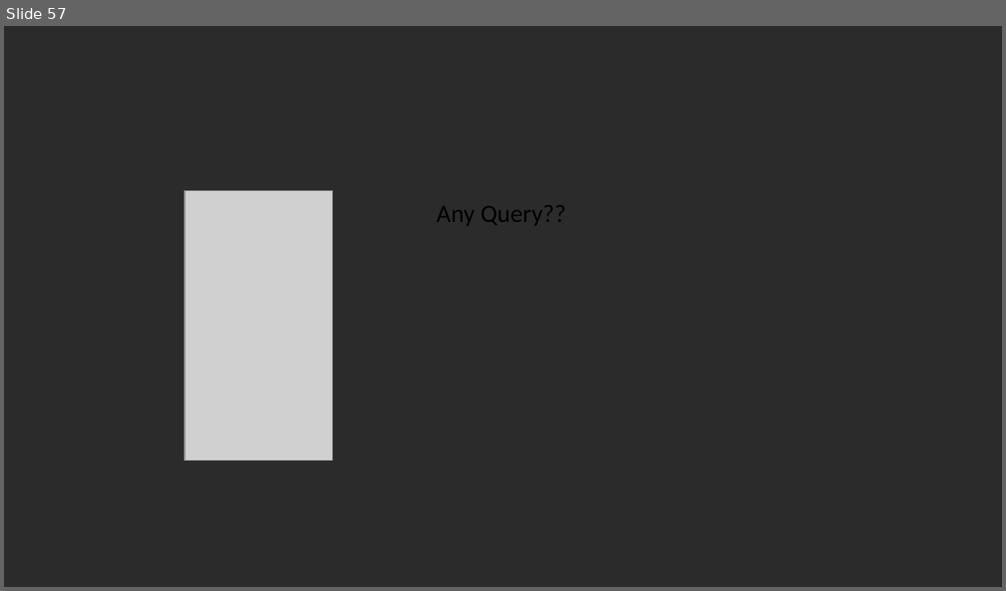
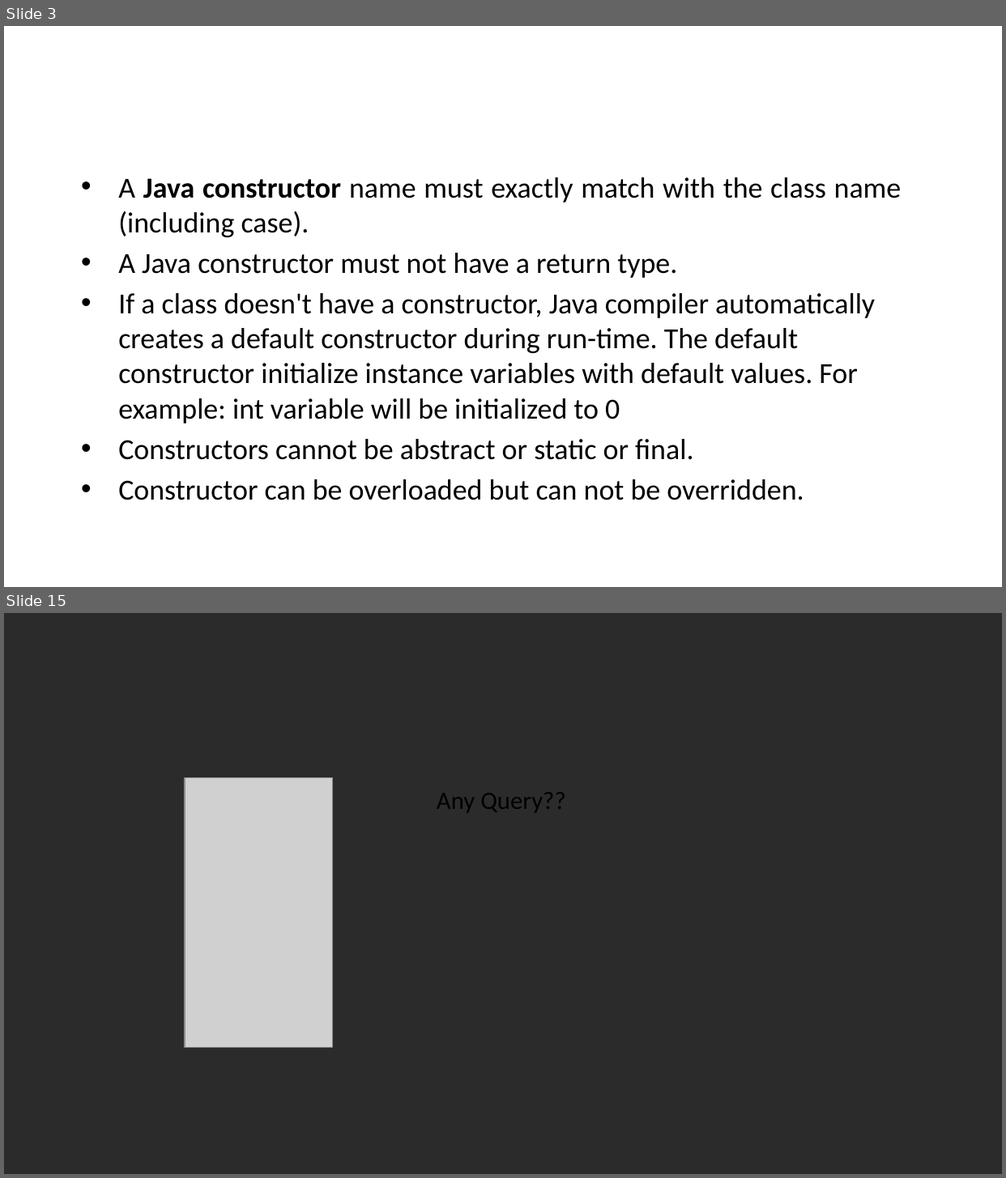
Before and after one commit to vishalamc/CAP615, a slide deck: CAP615-working with arrays and strings.pptx. Shown one above the other, each under a label of ours: slide 57 before the commit, slides 3 and 15 after it; the slides between them are not shown. The pictures are 1006x591 and 1006x1178 pixels, drawn with LibreOffice and Linux fonts; fonts in the diff are those of the drawing; grey boxes stand for pictures; background and template pictures are left out; a plain dark background stands for a picture behind light text. Boxes give left, top, right and bottom in pixels: in the first picture for what was removed or moved away, otherwise in the second. Text is boxed around its words. In the diff, an @@ line names an element or a change of style, - is before the commit and + after.

```diff
--- a/CAP615-working with arrays and strings.pptx
+++ b/CAP615-working with arrays and strings.pptx
@@ slide 3 added at bbox=[4, 26, 1002, 587], background picture (left out) @@
@@ text added at bbox=[118, 177, 901, 501], 21 pt, text #000000 @@
+• A Java constructor name must exactly match with the class name (including case).
+• A Java constructor must not have a return type.
+• If a class doesn't have a constructor, Java compiler automatically creates a default constructor during run-time. The default constructor initialize instance variables with default values. For example: int variable will be initialized to 0
+• Constructors cannot be abstract or static or final.
+• Constructor can be overloaded but can not be overridden.
@@ what was slide 57 is now slide 15 @@
```
Also in this commit, not shown: 12 other slides added, 55 slides removed.
